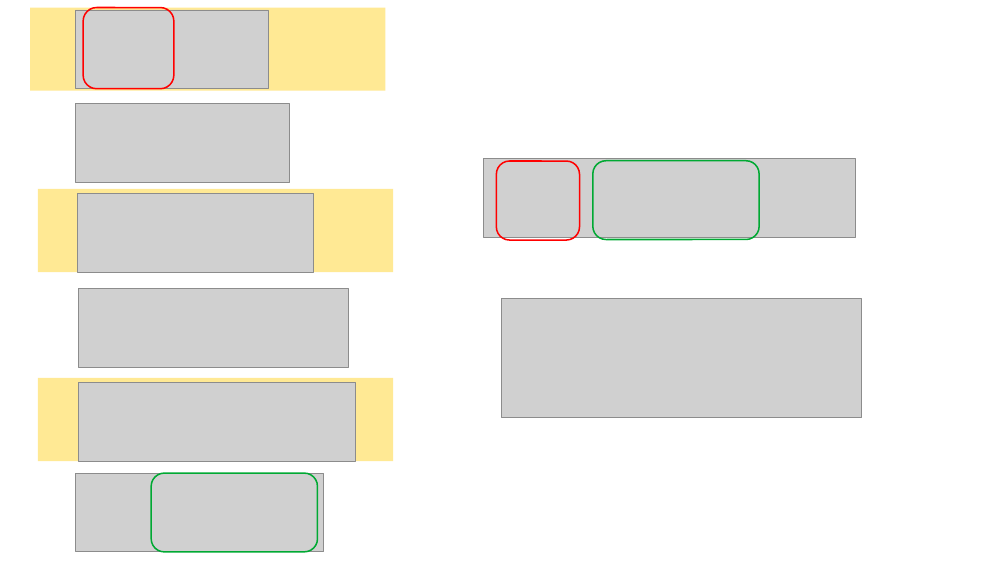
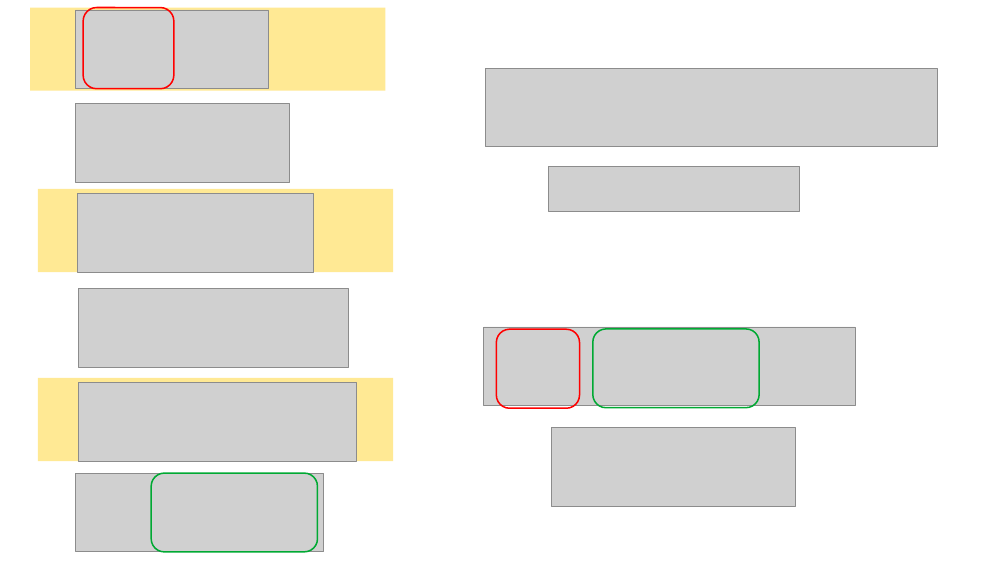
Before and after one commit to QQuick/Wiztech, a slide deck: slide 10 of module_2_numerieke_wiskunde/les_2_vergelijkingen_matrices_en_vectoren/vergelijkingen_1.odp. Drawn at 1008x567 pixels with LibreOffice and Linux fonts; fonts in the diff are those of the drawing; grey boxes stand for pictures. Boxes give left, top, right and bottom in pixels: in the first picture for what was removed or moved away, otherwise in the second. Text is boxed around its words. In the diff, an @@ line names an element or a change of style, - is before the commit and + after.

```diff
--- a/module_2_numerieke_wiskunde/les_2_vergelijkingen_matrices_en_vectoren/vergelijkingen_1.odp
+++ b/module_2_numerieke_wiskunde/les_2_vergelijkingen_matrices_en_vectoren/vergelijkingen_1.odp
@@ picture added at (485, 68, 938, 147) @@
@@ picture: place and size @@
-picture at (484, 159, 855, 237)
+picture at (549, 166, 800, 211)
@@ picture: place and size @@
-picture at (502, 299, 862, 417)
+picture at (484, 327, 855, 405)
@@ rounded rectangle: place and size @@
-rounded rectangle at (497, 161, 580, 240)
+rounded rectangle at (497, 329, 580, 408)
@@ rounded rectangle: place and size @@
-rounded rectangle at (593, 161, 759, 240)
+rounded rectangle at (593, 329, 759, 408)
@@ picture added at (552, 427, 796, 507) @@
```
Also in this commit, not shown: 2 other slides changed, 3 other files.
